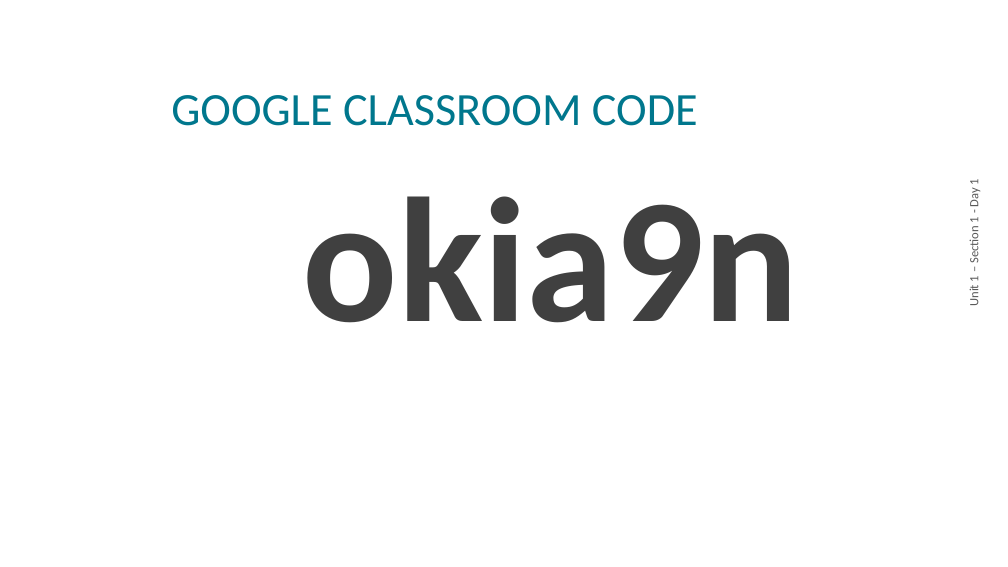
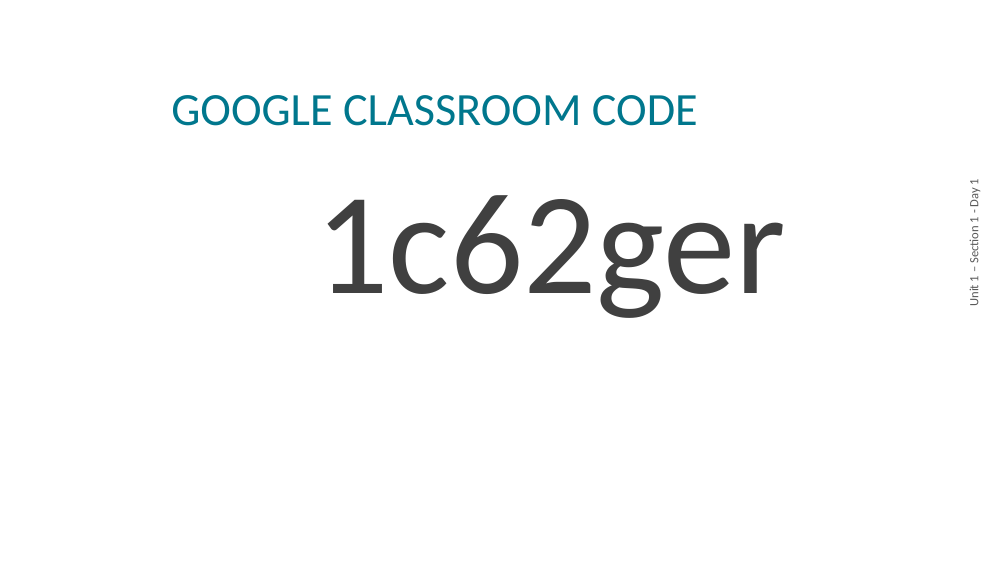
Before and after one commit to nickvertucci/Technology-Education-Curriculum, a slide deck: slide 3 of High School/Modern Electricity and Electronics/Unit 1 - Introduction & Design Process/Section 2 - Careers In Electricity and Electronics/Assets/Unit 1 - Section 1 - Careers.pptx (slide 5 before the commit). Drawn at 1008x567 pixels with LibreOffice and Linux fonts; fonts in the diff are those of the drawing; background and template pictures are left out. Boxes give left, top, right and bottom in pixels: in the first picture for what was removed or moved away, otherwise in the second. Text is boxed around its words. In the diff, an @@ line names an element or a change of style, - is before the commit and + after.

```diff
--- a/High School/Modern Electricity and Electronics/Unit 1 - Introduction & Design Process/Section 2 - Careers In Electricity and Electronics/Assets/Unit 1 - Section 1 - Careers.pptx
+++ b/High School/Modern Electricity and Electronics/Unit 1 - Introduction & Design Process/Section 2 - Careers In Electricity and Electronics/Assets/Unit 1 - Section 1 - Careers.pptx
@@ text at [316,195,787,318]: text changed; size 169 to 138 pt; bold off @@
-okia9n
+1c62ger
```
Also in this commit, not shown: 1 other slide changed, 3 slides added, 2 slides removed.
